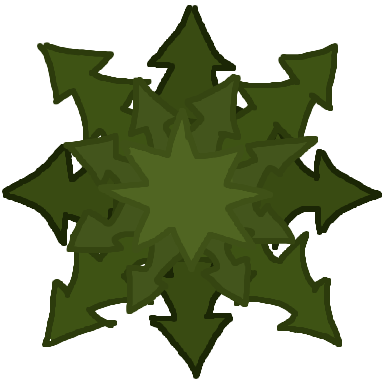
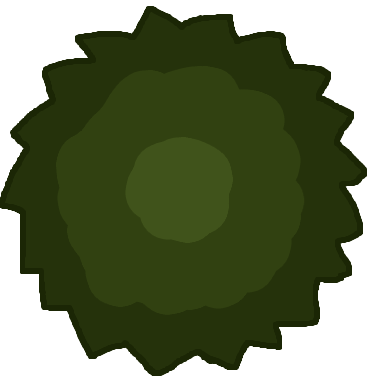
Comparing the layer stacks of the two 384px x 384px images. Changes:
removed layer "cm color #6" over [98, 108, 273, 272]
removed layer "cm color #8" over [141, 164, 233, 237]
removed layer "cm color #7" over [111, 119, 259, 263]
removed layer "Background" over [149, 152, 232, 235]
removed layer "cm color #4" over [63, 74, 318, 314]
removed layer "cm color #5" over [72, 80, 308, 308]
removed layer "cm color #2" over [37, 42, 342, 347]
removed layer "cm color #3" over [46, 47, 337, 342]
removed layer "cm color #1" over [2, 5, 382, 379]
removed layer "cm color" over [7, 10, 371, 368]
added layer "cm color #10" above "cm color #9" over [0, 6, 367, 376]
added layer "cm color #9" over [3, 10, 364, 373]
